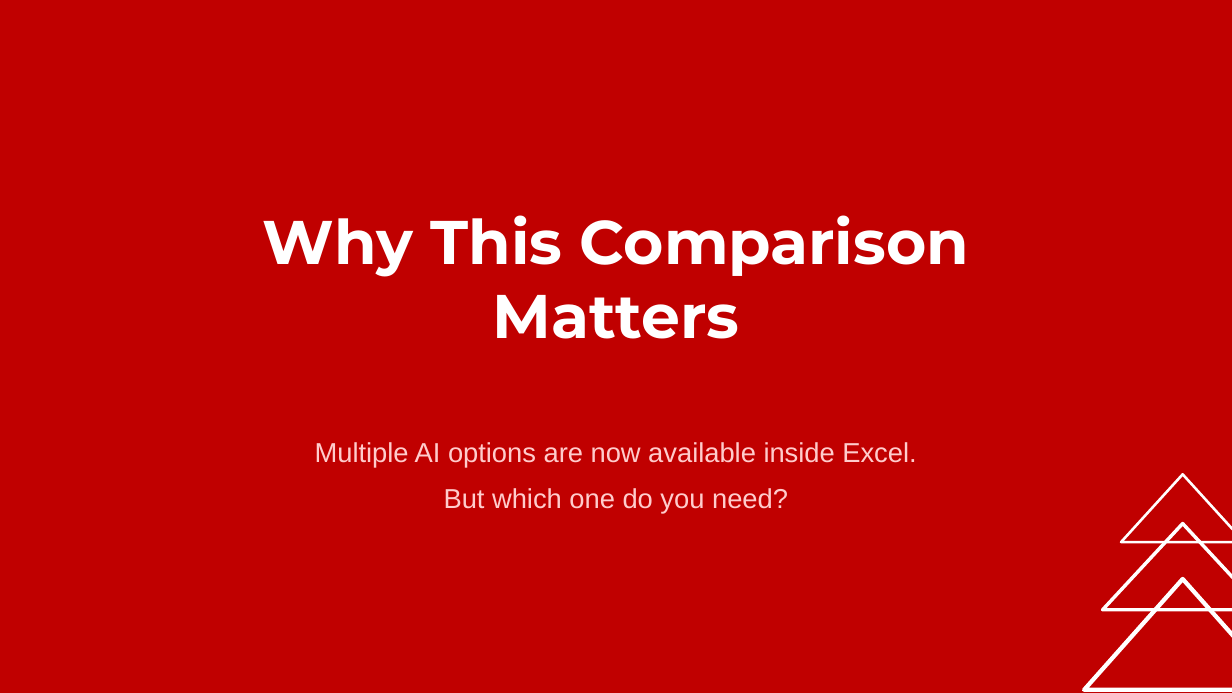
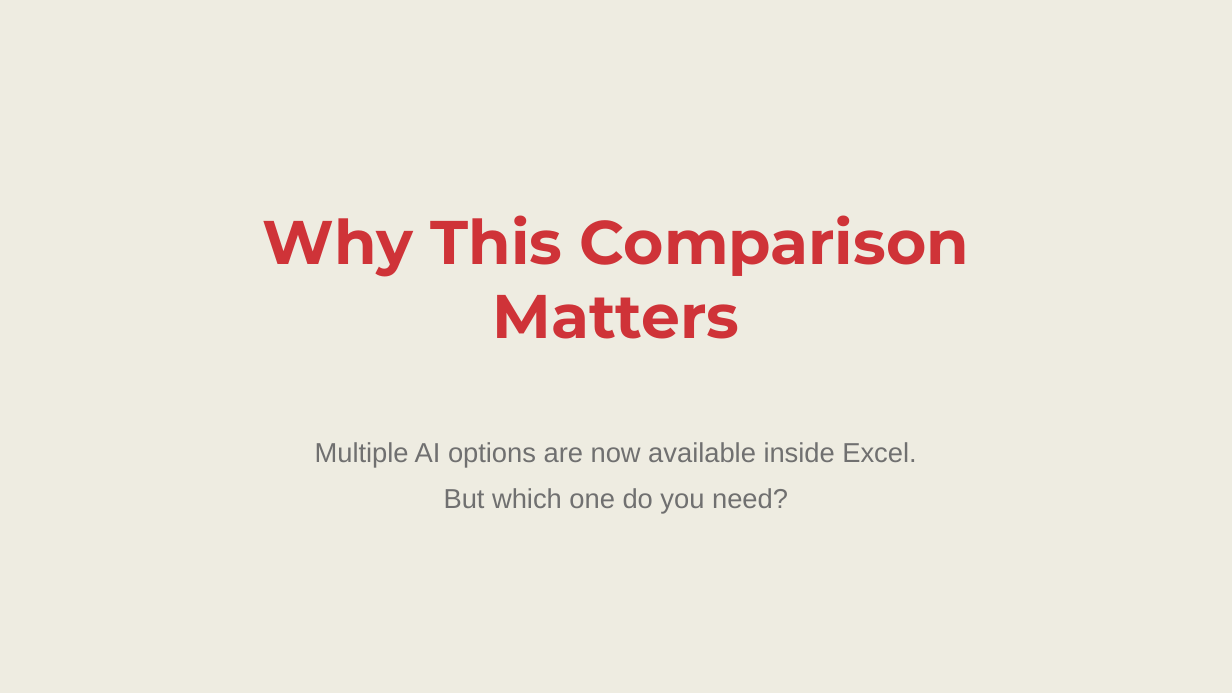
Before and after one commit to stringfestdata/copilot-opus-vs-claude-excel-addin, a slide deck: slide 4 of Copilot vs Claude Slides.pptx. Drawn at 1232x693 pixels with LibreOffice and Linux fonts; fonts in the diff are those of the drawing. Boxes give left, top, right and bottom in pixels: in the first picture for what was removed or moved away, otherwise in the second. Text is boxed around its words. In the diff, an @@ line names an element or a change of style, - is before the commit and + after.

```diff
--- a/Copilot vs Claude Slides.pptx
+++ b/Copilot vs Claude Slides.pptx
@@ background #C00000 to #EEECE1 @@
@@ text "Why This Comparison Matters" at bbox=[263, 215, 969, 339]: text colour #FFFFFF to #CF3338 @@
@@ text "Multiple AI options are now ..." at bbox=[315, 442, 916, 514]: text colour #FFCCCC to #707070 @@
@@ triangle removed at bbox=[1121, 474, 1232, 542] @@
@@ triangle removed at bbox=[1103, 524, 1232, 610] @@
@@ triangle removed at bbox=[1084, 579, 1232, 690] @@
```
Also in this commit, not shown: 24 other slides changed, 5 other files.
